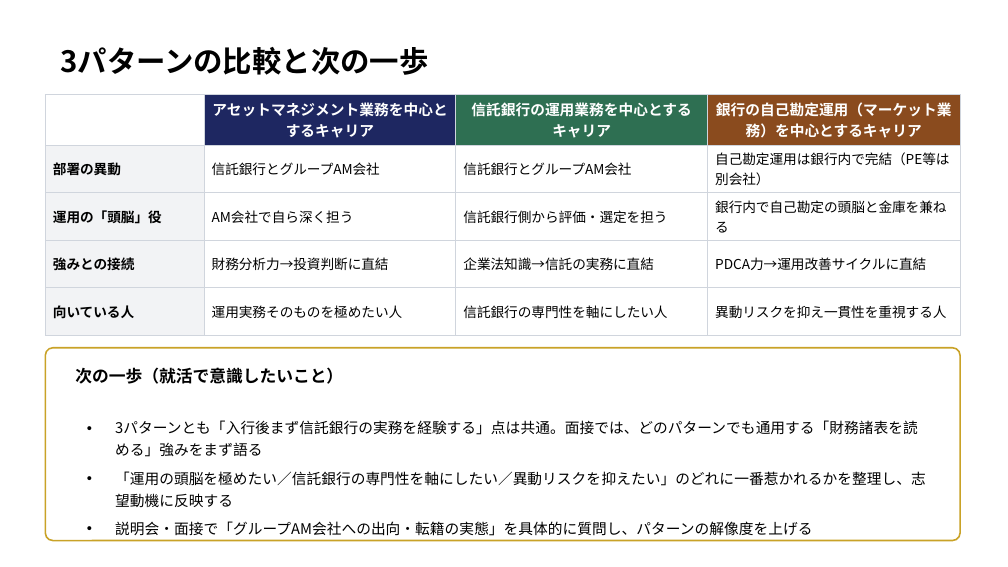
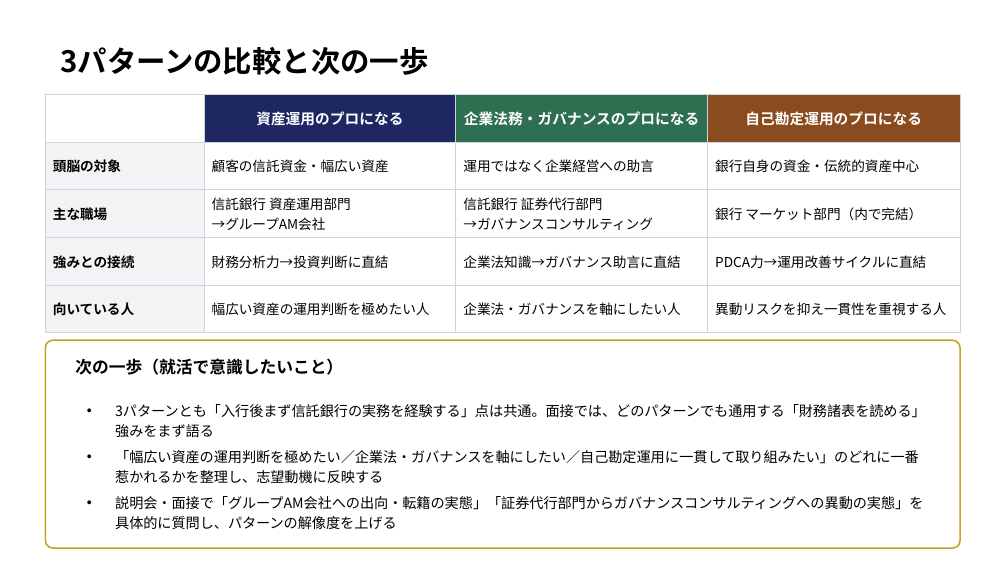
Before and after one commit to nasukazunori/NasuVault2, a slide deck: slide 8 of 信吾/銀行研究/添付ファイル/信託銀行キャリア形成モデル.pptx (slide 7 before the commit). Drawn at 1008x567 pixels with LibreOffice and Linux fonts; fonts in the diff are those of the drawing. Boxes give left, top, right and bottom in pixels: in the first picture for what was removed or moved away, otherwise in the second. Text is boxed around its words. In the diff, an @@ line names an element or a change of style, - is before the commit and + after.

```diff
--- a/信吾/銀行研究/添付ファイル/信託銀行キャリア形成モデル.pptx
+++ b/信吾/銀行研究/添付ファイル/信託銀行キャリア形成モデル.pptx
@@ table at (45, 95, 960, 333) @@
-row 1:  | アセットマネジメント業務を中心とするキャリア | 信託銀行の運用業務を中心とするキャリア | 銀行の自己勘定運用（マーケット業務）を中心とするキャリア
+row 1:  | 資産運用のプロになる | 企業法務・ガバナンスのプロになる | 自己勘定運用のプロになる
-row 2: 部署の異動 | 信託銀行とグループAM会社 | 信託銀行とグループAM会社 | 自己勘定運用は銀行内で完結（PE等は別会社）
+row 2: 頭脳の対象 | 顧客の信託資金・幅広い資産 | 運用ではなく企業経営への助言 | 銀行自身の資金・伝統的資産中心
-row 3: 運用の「頭脳」役 | AM会社で自ら深く担う | 信託銀行側から評価・選定を担う | 銀行内で自己勘定の頭脳と金庫を兼ねる
+row 3: 主な職場 | 信託銀行 資産運用部門 / →グループAM会社 | 信託銀行 証券代行部門 / →ガバナンスコンサルティング | 銀行 マーケット部門（内で完結）
-row 4, column 3: 企業法知識→信託の実務に直結
+row 4, column 3: 企業法知識→ガバナンス助言に直結
-row 5, column 2: 運用実務そのものを極めたい人
+row 5, column 2: 幅広い資産の運用判断を極めたい人
-row 5, column 3: 信託銀行の専門性を軸にしたい人
+row 5, column 3: 企業法・ガバナンスを軸にしたい人
@@ rounded rectangle: place and size @@
-rounded rectangle at (45, 348, 960, 541)
+rounded rectangle at (45, 340, 960, 548)
@@ rounded rectangle at (45, 340, 960, 548): proportions changed @@
@@ text "次の一歩（就活で意識したいこと）": place and size @@
-text "次の一歩（就活で意識したいこと）" at (75, 367, 343, 384)
+text "次の一歩（就活で意識したいこと）" at (75, 358, 343, 375)
@@ text "3パターンとも「入行後まず信託銀行の実務を経験する」点は共通。面接では、どのパターンでも通用する「財務諸表を読める」強み ...": place and size @@
-text "3パターンとも「入行後まず信託銀行の実務を経験する」点は共通。面接では、どのパターンでも通用する「財務諸表を読める」強み ..." at (115, 420, 926, 536)
+text "3パターンとも「入行後まず信託銀行の実務を経験する」点は共通。面接では、どのパターンでも通用する「財務諸表を読める」強み ..." at (115, 404, 926, 529)
@@ text at (115, 404, 926, 437): size 14 to 13.5 pt in "3パターンとも「入行後まず信託銀行の実務を経験する」点は共通。面接では、どのパターンでも通用する「財務諸表を読める」強み ..."; line spacing 1.25 to 1.2; less space between paragraphs @@
@@ text at (115, 450, 923, 529): text changed; size 14 to 13.5 pt @@
-• 「運用の頭脳を極めたい／信託銀行の専門性を軸にしたい／異動リスクを抑えたい」のどれに一番惹かれるかを整理し、志望動機に反映する
-• 説明会・面接で「グループAM会社への出向・転籍の実態」を具体的に質問し、パターンの解像度を上げる
+• 「幅広い資産の運用判断を極めたい／企業法・ガバナンスを軸にしたい／自己勘定運用に一貫して取り組みたい」のどれに一番惹かれるかを整理し、志望動機に反映する
+• 説明会・面接で「グループAM会社への出向・転籍の実態」「証券代行部門からガバナンスコンサルティングへの異動の実態」を具体的に質問し、パターンの解像度を上げる
```
Also in this commit, not shown: 5 other slides changed, 1 slide added, 1 other file.
